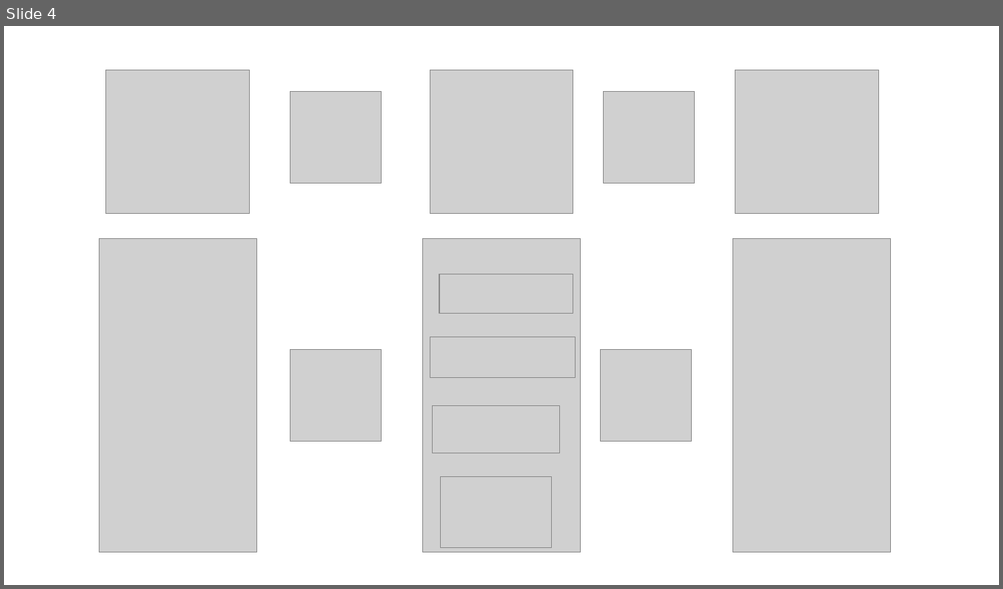
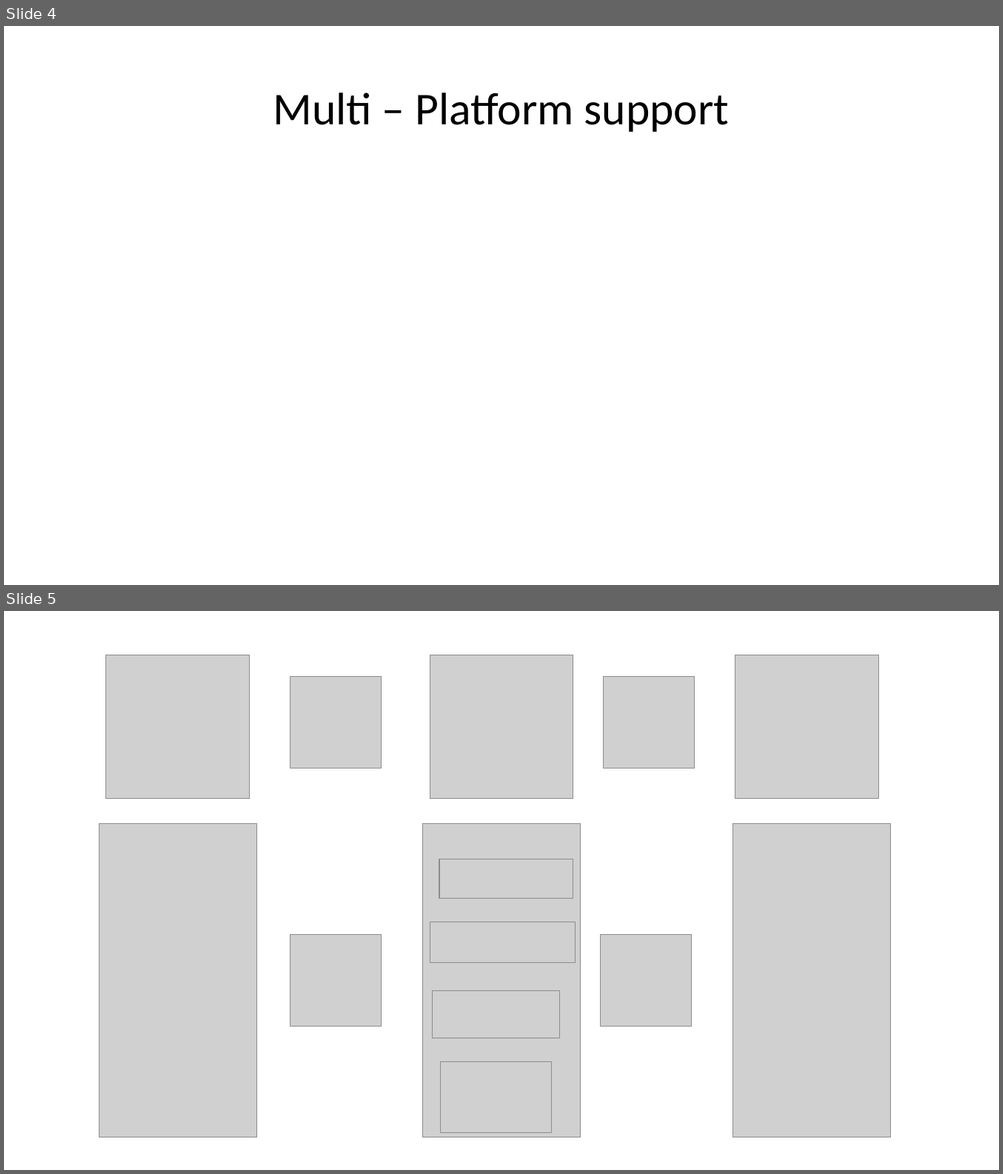
Before and after one commit to chriscoles01/first-2-aid, a slide deck: first2me.pptx. Shown one above the other, each under a label of ours: slide 4 before the commit, slides 4 and 5 after it. The pictures are 1003x589 and 1003x1174 pixels, drawn with LibreOffice and Linux fonts; fonts in the diff are those of the drawing; grey boxes stand for pictures. Boxes give left, top, right and bottom in pixels: in the first picture for what was removed or moved away, otherwise in the second. Text is boxed around its words. In the diff, an @@ line names an element or a change of style, - is before the commit and + after.

```diff
--- a/first2me.pptx
+++ b/first2me.pptx
@@ slide 4 added at [4,26,999,585], background #FFFFFF @@
@@ title added at [273,93,729,132], 44 pt, text #000000 @@
+Multi – Platform support
@@ what was slide 4 is now slide 5 @@
```
Also in this commit, not shown: 2 slides changed, 4 other files.
